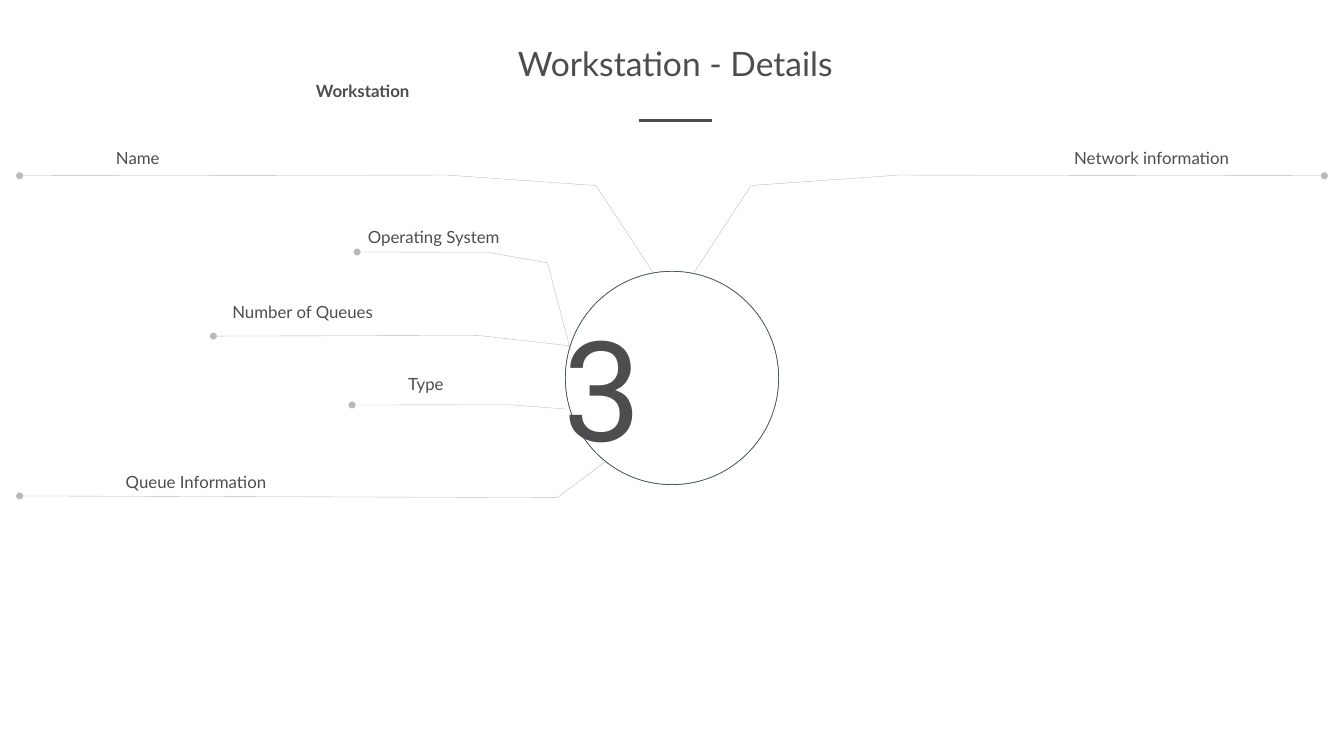
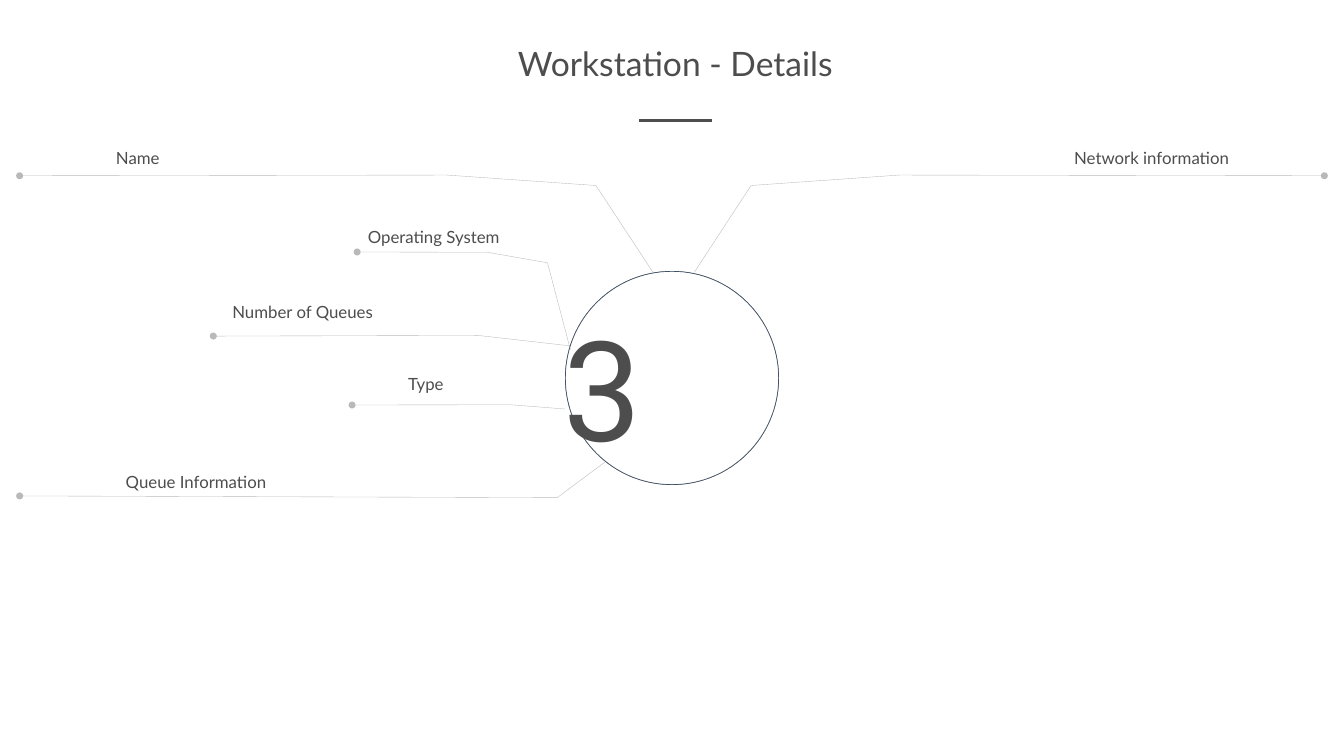
Before and after one commit to printix/Power-BI, a slide deck: slide 14 of PowerPoint/PrintixPowerBIDesign.pptx. Drawn at 1344x756 pixels with LibreOffice and Linux fonts; fonts in the diff are those of the drawing; background and template pictures are left out. Boxes give left, top, right and bottom in pixels: in the first picture for what was removed or moved away, otherwise in the second. Text is boxed around its words. In the diff, an @@ line names an element or a change of style, - is before the commit and + after.

```diff
--- a/PowerPoint/PrintixPowerBIDesign.pptx
+++ b/PowerPoint/PrintixPowerBIDesign.pptx
@@ text removed at (316,84,410,97) @@
-Workstation
```
Also in this commit, not shown: 3 other slides changed, 1 slide added, 1 slide removed, 50 other files.
